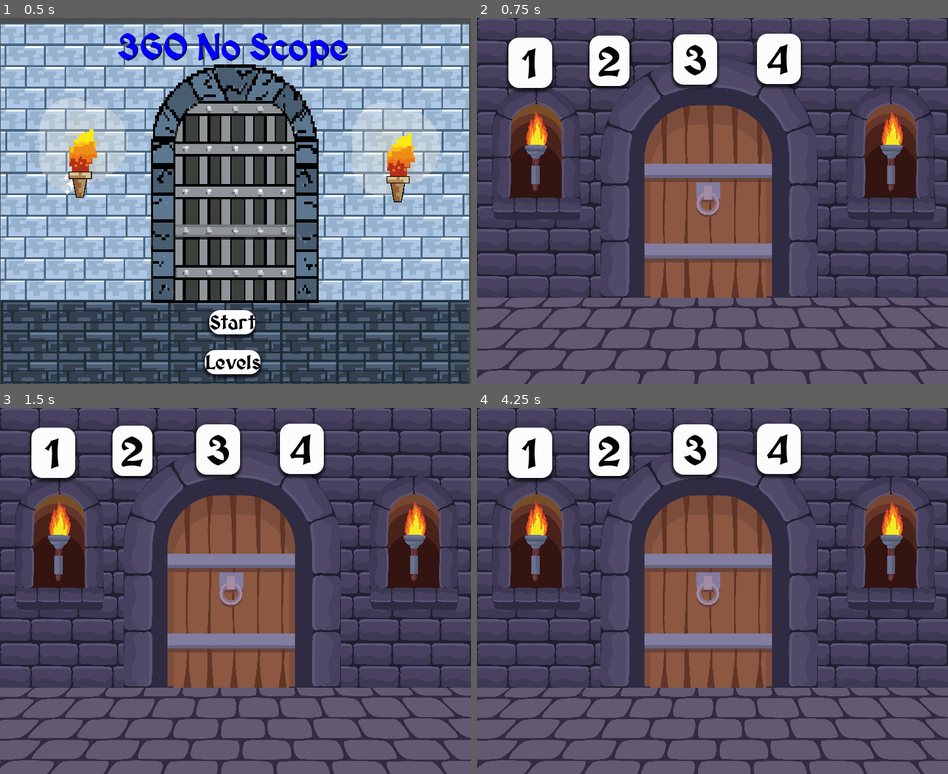
Above: before the commit, frames 1-4 (two rows, left to right).
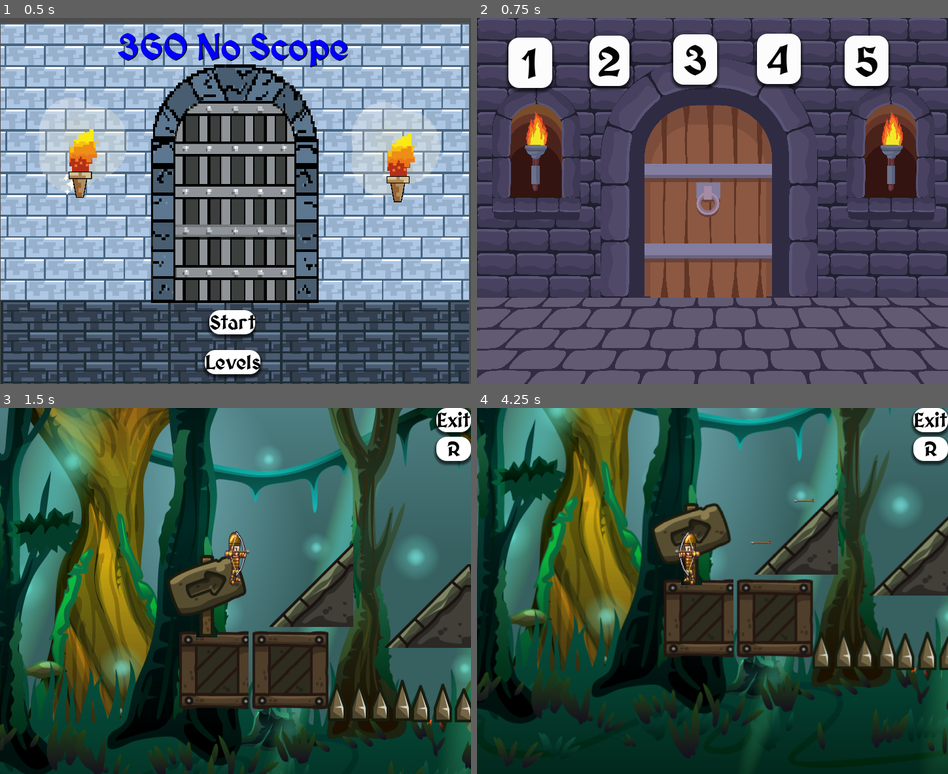
Above: after the commit, the same moments.

Repository: Vysubs28/360-No-Scope
Game: Godot game, scene res://Menu/main_menu.tscn
Two runs of this game, one before a commit and one after it. Both use one fixed random seed, a clock stepped at 60 frames per second and the inputs below.
Inputs (mouse positions are in pixels of both pictures, inside the frame that each line leads up to):
- Up to frame 1 (0.5 s): no input
- Up to frame 2 (0.75 s): click "Levels" at 0.5 s
- Up to frame 3 (1.5 s): click (390, 451) at 1.25 s, where only the run after the commit has a clickable "5"
- Up to frame 4 (4.25 s): tap Enter (ui_accept) at 2, 2.27, 3.02 s; hold D (right) 2.03-3.53 s; tap Space (shoot) at 2.1, 3.6 s; tap W (spin) at 2.85 s; hold A (left) from 3.53 s (still down)

Frame 1 is identical in both runs. In frame 2, 1.4% of the frame differs, in the area x 77-88%, y 4-20%; in frame 3, 99%; in frame 4, 99%, in the area x 0-100%, y 0-100%.

Commit message:
level 5 button link

Diff:
--- a/Level/Level 3/Level4.tscn
+++ b/Level/Level 3/Level4.tscn
@@ -5,10 +5,10 @@
 [ext_resource type="PackedScene" uid="uid://bp123p4v3j18m" path="res://Test_Character/Character/NewCharacter.tscn" id="2_bmnu1"]
 [ext_resource type="AudioStream" uid="uid://ms67ekleafmo" path="res://Assets/Rockstar Studios/Music Asset For Medieval Theme/Game Background Music.mp3" id="2_wfldx"]
 [ext_resource type="PackedScene" uid="uid://cyibs22jky283" path="res://Assets/Rockstar Studios/Enemies/enemy_1.tscn" id="3_7f6ab"]
-[ext_resource type="Texture2D" uid="uid://dkv657j0og4w6" path="res://Assets/Rockstar Studios/Game Music/PNG/Platformer/Ground_01.png" id="4_jj1te"]
+[ext_resource type="Texture2D" uid="uid://dkv657j0og4w6" path="res://Assets/Rockstar Studios/Medieval Ruins Cartoon/PNG/Platformer/Ground_01.png" id="4_jj1te"]
 [ext_resource type="AudioStream" uid="uid://c3r8kfndwwdah" path="res://Assets/Rockstar Studios/Music Asset For Medieval Theme/bow_release.mp3" id="5_n6ofm"]
-[ext_resource type="Texture2D" uid="uid://t8515y4rw4u2" path="res://Assets/Rockstar Studios/Game Music/PNG/Platformer/Ground_02.png" id="5_y27ul"]
-[ext_resource type="Texture2D" uid="uid://uwmx41xxrs1p" path="res://Assets/Rockstar Studios/Game Music/PNG/Platformer/Ground_06.png" id="6_diu0v"]
+[ext_resource type="Texture2D" uid="uid://t8515y4rw4u2" path="res://Assets/Rockstar Studios/Medieval Ruins Cartoon/PNG/Platformer/Ground_02.png" id="5_y27ul"]
+[ext_resource type="Texture2D" uid="uid://uwmx41xxrs1p" path="res://Assets/Rockstar Studios/Medieval Ruins Cartoon/PNG/Platformer/Ground_06.png" id="6_diu0v"]
 [ext_resource type="AudioStream" uid="uid://cndacdvmx3xve" path="res://Assets/Rockstar Studios/Music Asset For Medieval Theme/jump-sound-14839-[AudioTrimmer.com].mp3" id="6_efx1c"]
 [ext_resource type="AudioStream" uid="uid://be0q3dukfe7o7" path="res://Assets/Rockstar Studios/Music Asset For Medieval Theme/alien-monster-scream-259962.mp3" id="8_6t1pp"]
 [ext_resource type="FontFile" uid="uid://bf3ftd102gqik" path="res://Menu/MedievalSharp-Bold.ttf" id="8_kce8e"]
--- a/LevelMenu/LevelMenu.gd
+++ b/LevelMenu/LevelMenu.gd
@@ -24,3 +24,6 @@
 
 func _on_level_4_pressed():
 	get_tree().change_scene_to_file("res://Level/Level 3/level4.tscn")
+
+func _on_level_5_pressed():
+	get_tree().change_scene_to_file("res://Level/Level 5/Level 5.tscn")
--- a/LevelMenu/LevelMenu.tscn
+++ b/LevelMenu/LevelMenu.tscn
@@ -147,7 +147,28 @@
 text = "4
 "
 
+[node name="Level5" type="Button" parent="."]
+layout_mode = 2
+offset_left = 562.0
+offset_top = 27.0
+offset_right = 629.0
+offset_bottom = 104.0
+grow_horizontal = 2
+grow_vertical = 2
+theme_override_colors/font_color = Color(0.0156863, 0.0156863, 0.0156863, 1)
+theme_override_colors/font_pressed_color = Color(0, 0, 0, 1)
+theme_override_colors/font_hover_color = Color(0, 0, 0, 1)
+theme_override_colors/font_focus_color = Color(0, 0, 0, 1)
+theme_override_fonts/font = ExtResource("3_qb871")
+theme_override_font_sizes/font_size = 63
+theme_override_styles/normal = SubResource("StyleBoxFlat_vp8qu")
+theme_override_styles/hover = SubResource("StyleBoxFlat_vo0jd")
+theme_override_styles/pressed = SubResource("StyleBoxFlat_nwt8v")
+theme_override_styles/focus = SubResource("StyleBoxEmpty_eu0yv")
+text = "5"
+
 [connection signal="pressed" from="Level1" to="." method="_on_level_1_pressed"]
 [connection signal="pressed" from="Level2" to="." method="_on_level_2_pressed"]
 [connection signal="pressed" from="Level3" to="." method="_on_level_3_pressed"]
 [connection signal="pressed" from="Level4" to="." method="_on_level_4_pressed"]
+[connection signal="pressed" from="Level5" to="." method="_on_level_5_pressed"]
Not shown, changed: Level/level1.tscn
